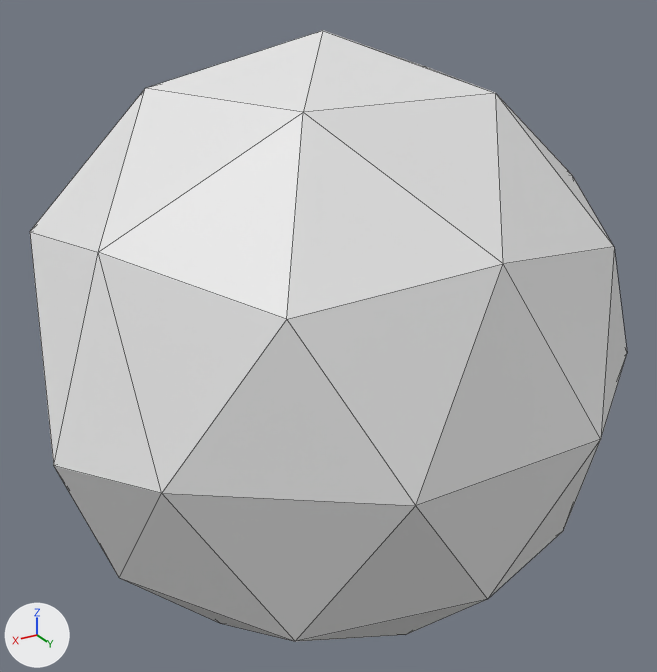
The FBX model Assets/Model/BattleUnit/吃豆船.fbx, before and after one commit.
The view is the same before and after, from a camera (50 mm lens) standing at (1.435, 2.424, 1.231) and looking at (0.015, 0.056, 0.047). Arrows for +X, +Y and +Z are at lower left; the lights stay in place. Mesh edges are drawn as thin lines. Where no turn or scale is listed for an object, it has been applied to the vertices.
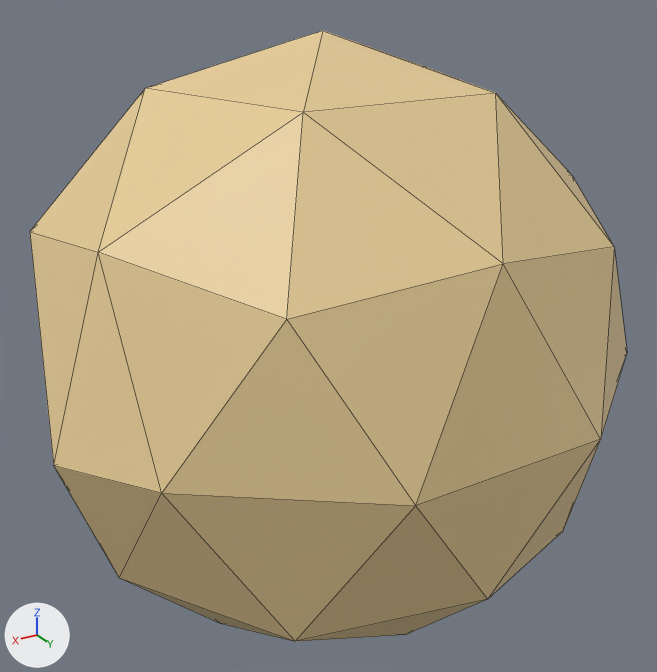
Changed parts and their boxes [x1, y1, x2, y2] in the pictures (657 x 672 px):
```json
{"part": 1, "of": "me_icosphere", "change": "recoloured", "before": [30, 30, 627, 642], "after": [30, 30, 627, 642], "on screen": "white to beige"}
```

Scene script edits in JSON lines:
```json
{"op": "add", "block": "mat_material_002", "code": ["mat_material_002 = principled_material('Material.002')", "mat_material_002.base_color = (0.8, 0.149, 0.158)  # red #e76c6f"]}
{"op": "add", "block": "mat_material_001", "code": ["mat_material_001 = principled_material('Material.001')", "mat_material_001.base_color = (0.8, 0.608, 0.306)  # beige #e7cd96"]}
{"block": "me_icosphere", "where": "me_icosphere.from_pydata(...)  # 38 vertices, 66 faces; spans x -1.0..1.0, y -0.77..0.95, z -1.0..1.0"}
{"block": "me_icosphere", "where": "# used by ob_icosphere; location = (0.0, 0.0, 0.0)"}
{"block": "me_icosphere", "change": "me_icosphere part 1: 62 of the faces centred in x -0.89..0.89, y -0.65..0.93, z -0.9..0.9 switch from no material to mat_material_001 (beige #e7cd96)"}
{"op": "add", "block": "me_icosphere", "code": "me_icosphere.materials.append(mat_material_002)  # red #e76c6f"}
```
